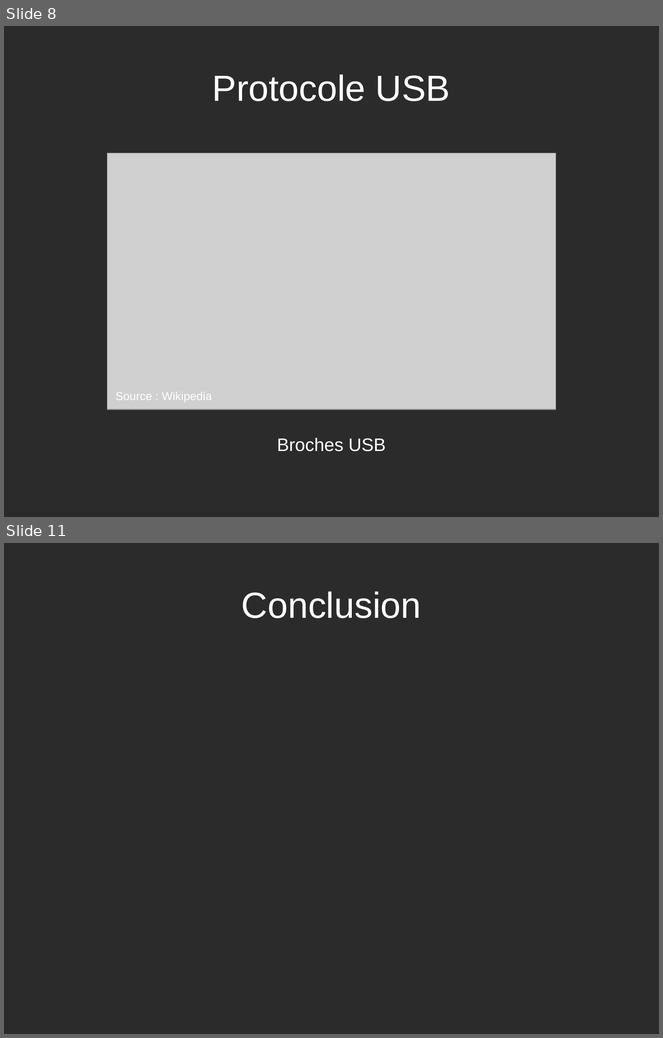
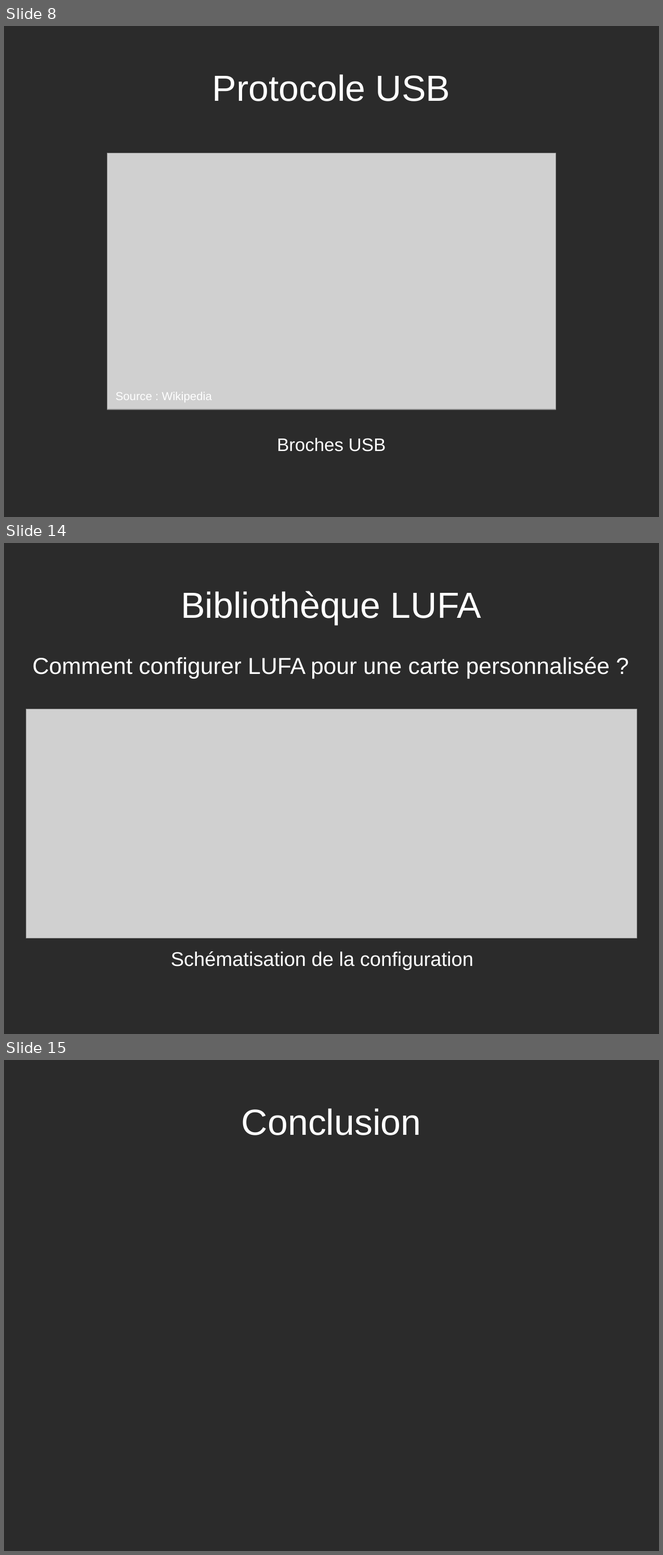
Before and after one commit to rguillomon/IMA3-4_Project, a slide deck: P12(périphUSB).odp. Shown one above the other, each under a label of ours: slides 8 and 11 before the commit, slides 8, 14 and 15 after it; the slides between them are not shown. The pictures are 663x1038 and 663x1555 pixels, drawn with LibreOffice and Linux fonts; fonts in the diff are those of the drawing; grey boxes stand for pictures; background and template pictures are left out; a plain dark background stands for a picture behind light text. Boxes give left, top, right and bottom in pixels: in the first picture for what was removed or moved away, otherwise in the second. Text is boxed around its words. In the diff, an @@ line names an element or a change of style, - is before the commit and + after.

Commit message:
commit : ajout diapos LUFA

```diff
--- a/P12(périphUSB).odp
+++ b/P12(périphUSB).odp
@@ slide 14 added at <box>4,543,659,1034</box>, background picture (left out) @@
@@ title added at <box>181,591,482,625</box>, 44 pt, text #FFFFFF @@
+Bibliothèque LUFA
@@ text added at <box>33,657,610,679</box>, 28 pt, text #FFFFFF @@
+Comment configurer LUFA pour une carte personnalisée ?
@@ picture added at <box>26,709,637,939</box> @@
@@ text added at <box>171,952,474,970</box>, 24 pt, text #FFFFFF @@
+Schématisation de la configuration
@@ what was slide 11 is now slide 15 @@
```
Also in this commit, not shown: 1 slide changed, 4 other slides added, 1 slide removed.
